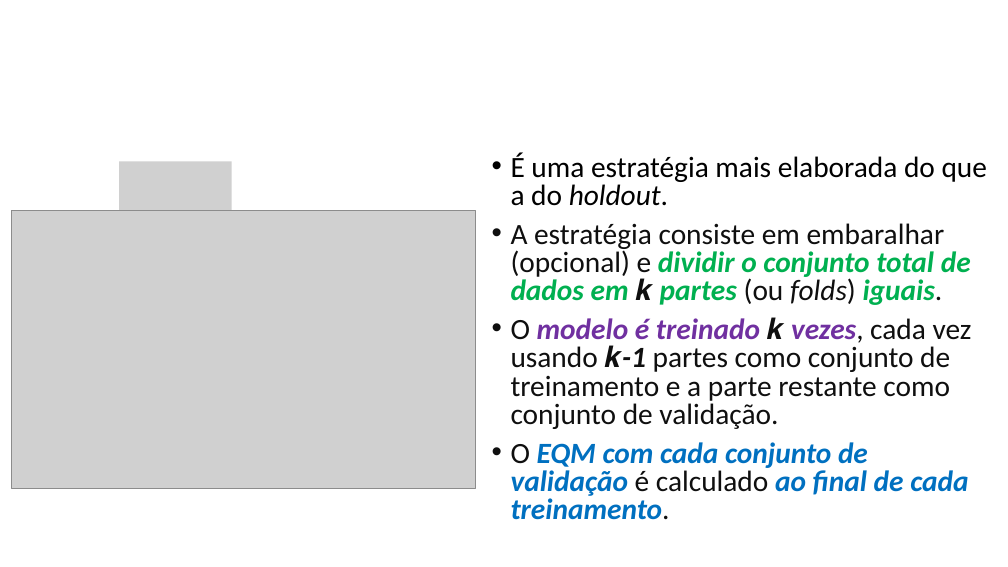
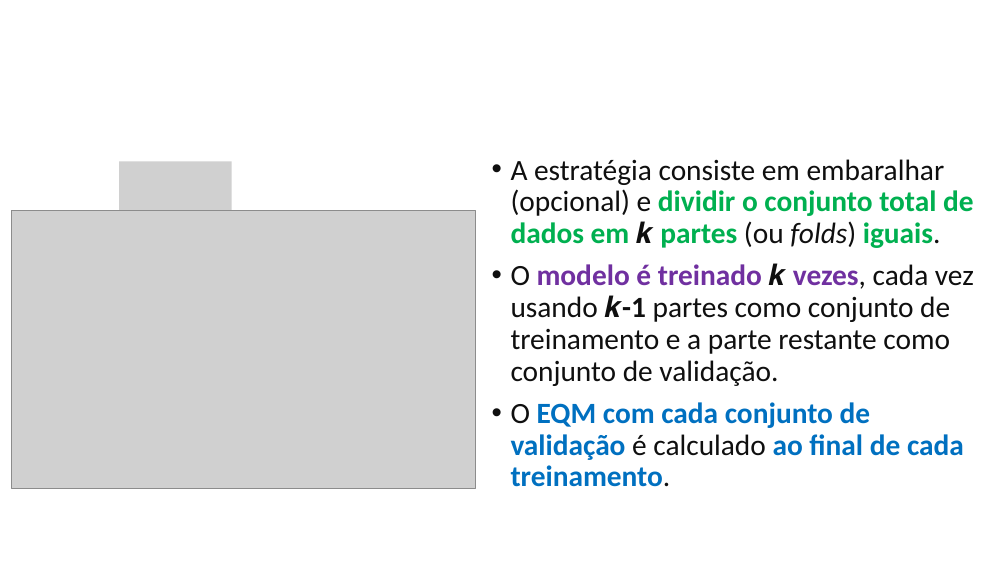
Before and after one commit to zz4fap/c24_inteligencia_artificial, a slide deck: slide 60 of slides/C24_Regressão.pptx. Drawn at 1008x567 pixels with LibreOffice and Linux fonts; fonts in the diff are those of the drawing; grey boxes stand for pictures. Boxes give left, top, right and bottom in pixels: in the first picture for what was removed or moved away, otherwise in the second. Text is boxed around its words. In the diff, an @@ line names an element or a change of style, - is before the commit and + after.

```diff
--- a/slides/C24_Regressão.pptx
+++ b/slides/C24_Regressão.pptx
@@ text "A estratégia consiste em embaralhar ..." at [511,159,974,487]: italic off in "dividir o conjunto total de dados em ...", "modelo é treinado vezes, 𝒌-1", "EQM com cada conjunto de validação ao ..."; line spacing 0.8 to 0.9 @@
@@ text at [511,152,987,206]: paragraph removed @@
-• É uma estratégia mais elaborada do que a do holdout.
```
Also in this commit, not shown: 6 other slides changed, 3 slides added, 5 slides removed, 2 other files.
